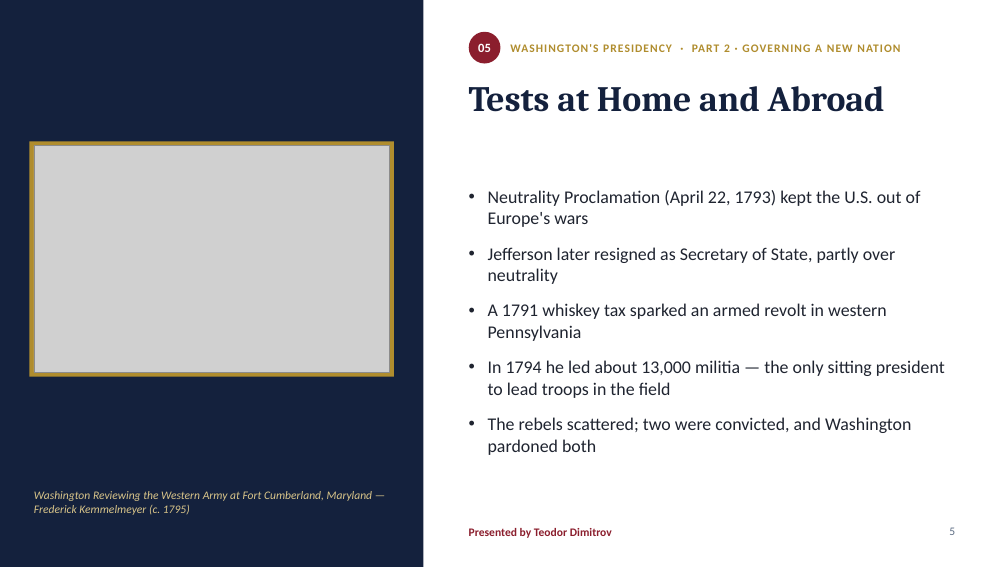
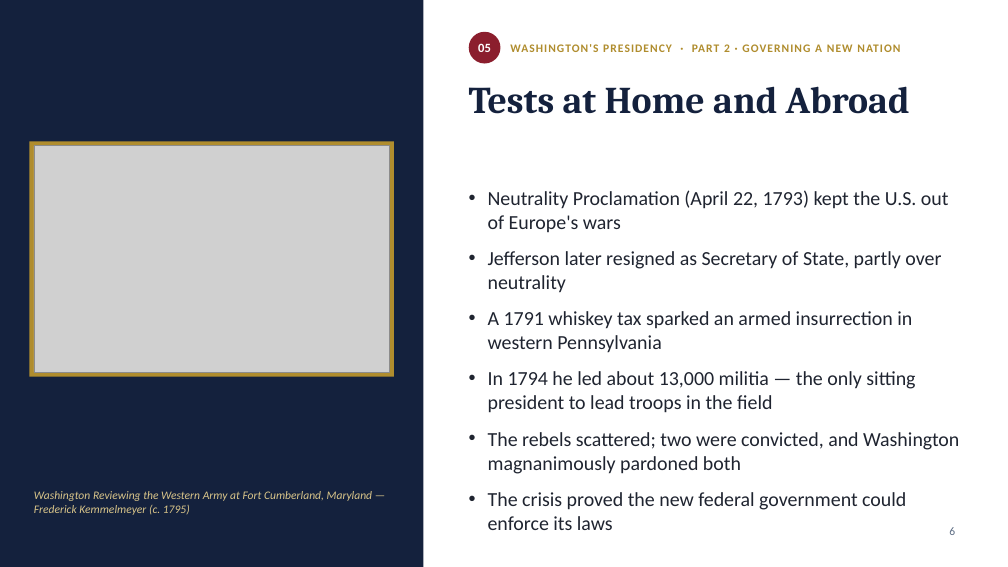
Before and after one commit to hristowork14-alt/Hristo, a slide deck: slide 6 of Washington_Presidency_Petkov_Dimitrov.pptx (slide 5 before the commit). Drawn at 1008x567 pixels with LibreOffice and Linux fonts; fonts in the diff are those of the drawing; grey boxes stand for pictures. Boxes give left, top, right and bottom in pixels: in the first picture for what was removed or moved away, otherwise in the second. Text is boxed around its words. In the diff, an @@ line names an element or a change of style, - is before the commit and + after.

```diff
--- a/Washington_Presidency_Petkov_Dimitrov.pptx
+++ b/Washington_Presidency_Petkov_Dimitrov.pptx
@@ title "Tests at Home and Abroad" at [469,86,910,114]: size 34 to 36 pt @@
@@ text at [488,190,949,413]: size 17 to 19 pt in "Neutrality Proclamation (April 22, 1793) kept the ...", "Jefferson later resigned as Secretary of State, ...", "In 1794 he led about 13,000 militia ..."; less space between paragraphs @@
@@ text at [488,311,912,353]: text changed; size 17 to 19 pt @@
-• A 1791 whiskey tax sparked an armed revolt in western Pennsylvania
+• A 1791 whiskey tax sparked an armed insurrection in western Pennsylvania
@@ text at [488,432,959,510]: text changed; size 17 to 19 pt @@
-• The rebels scattered; two were convicted, and Washington pardoned both
+• The rebels scattered; two were convicted, and Washington magnanimously pardoned both
+• The crisis proved the new federal government could enforce its laws
@@ text removed at [469,528,612,538] @@
-Presented by Teodor Dimitrov
@@ page number at [949,527,955,535]: text changed @@
-5
+6
```
Also in this commit, not shown: 5 other slides changed, 2 slides added.
